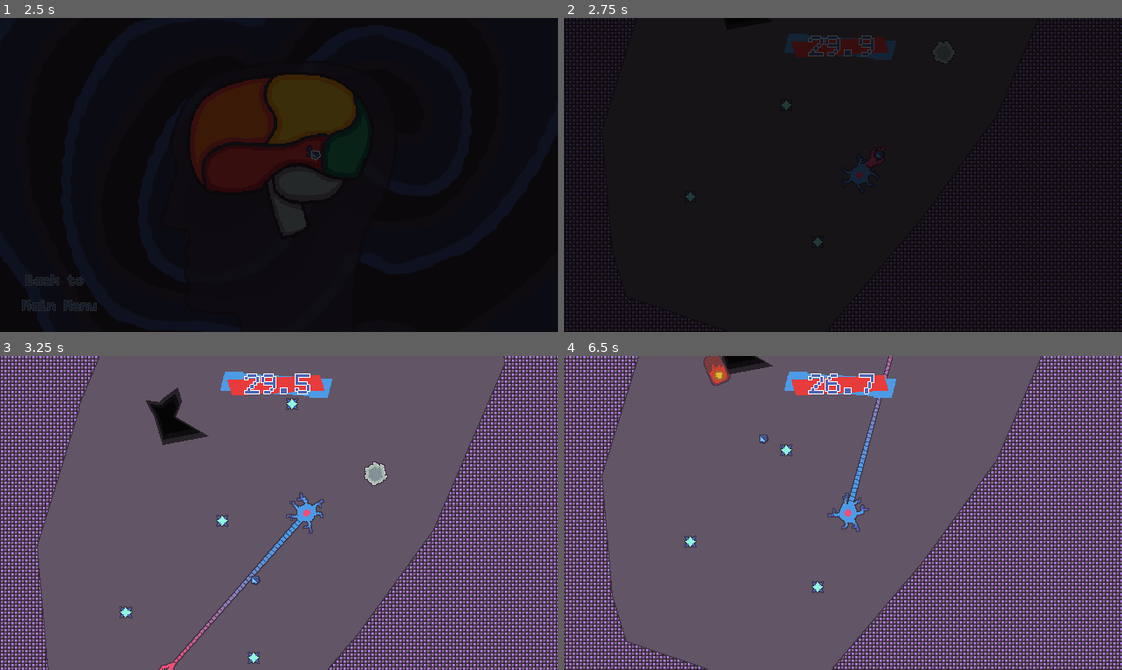
Above: before the commit, frames 1-4 (two rows, left to right).
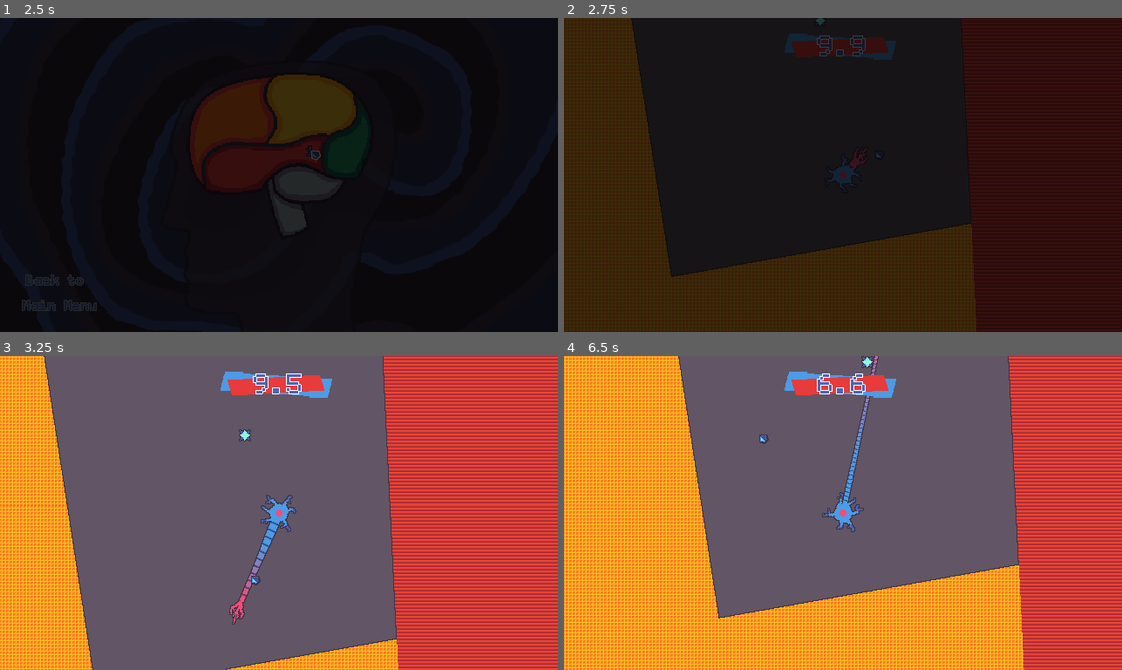
Above: after the commit, the same moments.

Repository: bnhrl/MomentumIsEverythingCountDown
Game: Godot game, scene res://Game/MainMenu/main_menu.tscn
Two runs of this game, one before a commit and one after it. Both use one fixed random seed, a clock stepped at 60 frames per second and the inputs below.
Inputs (mouse positions are in pixels of both pictures, inside the frame that each line leads up to):
- Up to frame 1 (2.5 s): move the mouse to (267, 225) at 0.52 s; hold D (right) 0.53-1.28 s; click (267, 225) at 0.6 s; move the mouse to (61, 291) at 1.27 s; hold S (down) 1.28-2.03 s; click (61, 291) at 1.35 s; move the mouse to (312, 149) at 2.02 s; hold D (right) from 2.03 s (still down); click (312, 149) at 2.1 s
- Up to frame 2 (2.75 s): keep holding D (right)
- Up to frame 3 (3.25 s): move the mouse to (251, 575) at 2.77 s; release D (right) at 2.78 s; hold W (up) from 2.78 s (still down); click (251, 575) at 2.85 s
- Up to frame 4 (6.5 s): move the mouse to (1010, 560) at 3.52 s; release W (up) at 3.53 s; hold A (left) 3.53-5.03 s; click (1010, 560) at 3.6 s; move the mouse to (675, 465) at 4.27 s; click (675, 465) at 4.35 s; move the mouse to (870, 513) at 5.02 s; hold S (down) 5.03-5.78 s; click (870, 513) at 5.1 s; move the mouse to (759, 434) at 5.77 s; hold D (right) from 5.78 s (still down); click (759, 434) at 5.85 s

Frame 1 is identical in both runs. In frame 2, 55% of the frame differs, in the area x 0-100%, y 0-100%; in frame 3, 50%; in frame 4, 64%.

Commit message:
Made a new level 1

Diff:
--- a/Game/Levels/Level1/level_1.tscn
+++ /dev/null
@@ -1,70 +0,0 @@
-[gd_scene format=3 uid="uid://b0s8e77ml1pdy"]
-
-[ext_resource type="PackedScene" uid="uid://co1sgdv2x4nyr" path="res://Game/Levels/_Base/level.tscn" id="1_g51mk"]
-[ext_resource type="PackedScene" uid="uid://b1aob121surnv" path="res://Game/PolygonWalls/polygon_wall.tscn" id="2_nmra5"]
-[ext_resource type="PackedScene" uid="uid://c2mrm5rc4nnir" path="res://Game/GrapplePoints/grapple_point.tscn" id="3_13qiw"]
-[ext_resource type="PackedScene" uid="uid://b26pe4dttgfvl" path="res://Game/DeathPits/death_pit.tscn" id="5_13qiw"]
-[ext_resource type="PackedScene" uid="uid://bjng875ivkyon" path="res://Game/Enemies/BEAmoeba/b_e_amoeba.tscn" id="5_31qma"]
-[ext_resource type="PackedScene" uid="uid://d3xhd06mdlv8l" path="res://Game/Enemies/WhiteBloodCell/white_blood_cell.tscn" id="6_31qma"]
-[ext_resource type="PackedScene" uid="uid://b4ofsy8drss" path="res://Game/CompletionZone/completion_zone.tscn" id="7_ydpy7"]
-
-[sub_resource type="NavigationPolygon" id="NavigationPolygon_13qiw"]
-vertices = PackedVector2Array(92.52344, -29.273438, 92.046875, -28.117188, 36, -31.601563, 36, -32.890625, 248.60156, 6.359375, 249.3125, 2.2734375, 338.1875, -378.85938, 483.34375, -364.14844, 552.1406, -267.82813, 581.89844, -79.390625, 500.3672, 110.50781, 415.64063, 227.13281, 297.70313, 365.8828, 198.60156, 358.03125, 156.60938, -167.46875, 232.29688, -263.07813, 211.53906, -57.101563, 211.95313, -19.671875, 218.42188, -36.296875, 190.90625, 17.25, 79.39844, 317.64063, 63.960938, 266.4375, 52.039063, 129.32031, 180.4375, -17.242188, 100, -26.546875, 169.72656, -37.59375, 100, -31.601563, 171.79688, -40.578125, 188.14844, -38.539063, 192.25781, -42.648438)
-polygons = Array[PackedInt32Array]([PackedInt32Array(0, 1, 2, 3), PackedInt32Array(4, 5, 6, 7, 8, 9, 10, 11, 12, 13), PackedInt32Array(14, 15, 6, 5, 16), PackedInt32Array(5, 17, 18), PackedInt32Array(19, 4, 13, 20, 21, 22), PackedInt32Array(23, 19, 22, 24, 25), PackedInt32Array(25, 24, 26, 14, 27), PackedInt32Array(28, 27, 14, 29), PackedInt32Array(16, 29, 14), PackedInt32Array(16, 5, 18)])
-outlines = Array[PackedVector2Array]([PackedVector2Array(33, -399, 619, -399, 619, 389, 33, 389)])
-source_geometry_mode = 1
-source_geometry_group_name = &"navigation_group"
-agent_radius = 3.0
-
-[node name="Level1" unique_id=1414133645 instance=ExtResource("1_g51mk")]
-
-[node name="Bounds" parent="." index="0" unique_id=1811867841]
-offset_left = 33.0
-offset_top = -399.0
-offset_right = 619.0
-offset_bottom = 389.0
-
-[node name="ExitingLabel" parent="UILayer" parent_id_path=PackedInt32Array(3946053) index="0" unique_id=482272356]
-visible = false
-
-[node name="PolygonWall0" parent="WallLayer/PolygonWalls" parent_id_path=PackedInt32Array(576414089) index="0" unique_id=293361938 instance=ExtResource("2_nmra5")]
-polygon = PackedVector2Array(94, -25, 154, -169, 230, -265, 337, -382, 485, -367, 555, -269, 585, -79, 503, 112, 418, 229, 299, 369, 198, 361, 77, 320, 32, 513, 1089, 477, 1115, -29, 990, -703, -221, -680, -388, -55)
-
-[node name="PolygonWall1" parent="WallLayer/PolygonWalls" parent_id_path=PackedInt32Array(576414089) index="1" unique_id=763877813 instance=ExtResource("2_nmra5")]
-polygon = PackedVector2Array(97, -32, 97, -27, 49, 129, 61, 267, 80, 330, 35, 512, -437, 521, -387, -63)
-
-[node name="NavigationRegion" parent="." index="5" unique_id=517625210]
-visible = false
-navigation_polygon = SubResource("NavigationPolygon_13qiw")
-
-[node name="GrapplePoint0" parent="GrapplePoints" parent_id_path=PackedInt32Array(882760734) index="0" unique_id=907286068 instance=ExtResource("3_13qiw")]
-position = Vector2(151, 205)
-
-[node name="GrapplePoint1" parent="GrapplePoints" parent_id_path=PackedInt32Array(882760734) index="1" unique_id=2045350531 instance=ExtResource("3_13qiw")]
-position = Vector2(261, 100)
-
-[node name="GrapplePoint2" parent="GrapplePoints" parent_id_path=PackedInt32Array(882760734) index="2" unique_id=594168116 instance=ExtResource("3_13qiw")]
-position = Vector2(297, 257)
-
-[node name="GrapplePoint3" parent="GrapplePoints" parent_id_path=PackedInt32Array(882760734) index="3" unique_id=2120793187 instance=ExtResource("3_13qiw")]
-position = Vector2(341, -33)
-
-[node name="GrapplePoint4" parent="GrapplePoints" parent_id_path=PackedInt32Array(882760734) index="4" unique_id=16360908 instance=ExtResource("3_13qiw")]
-position = Vector2(443, -159)
-
-[node name="GrapplePoint5" parent="GrapplePoints" parent_id_path=PackedInt32Array(882760734) index="5" unique_id=1282204096 instance=ExtResource("3_13qiw")]
-position = Vector2(387, -236)
-
-[node name="DeathPit" parent="DeathPits" parent_id_path=PackedInt32Array(1192831106) index="0" unique_id=1582885165 instance=ExtResource("5_13qiw")]
-position = Vector2(198, -17)
-polygon = PackedVector2Array(12, -35.199997, 17.231731, -19.383675, 10.231731, -1.3836746, 48, 20.800001, -5, 30.800001, -14.768269, -1.3836746, -24.768269, -20.383675, -8.768269, -18.383675, -3.7682683, -23.383675)
-momentum_required = 200.0
-
-[node name="BEAmoeba0" parent="Enemies" parent_id_path=PackedInt32Array(1295879779) index="0" unique_id=613541596 instance=ExtResource("5_31qma")]
-position = Vector2(302, -114)
-
-[node name="WhiteBloodCell" parent="Enemies" parent_id_path=PackedInt32Array(1295879779) index="1" unique_id=2037352091 instance=ExtResource("6_31qma")]
-position = Vector2(442, 39)
-
-[node name="CompletionZone0" parent="CompletionZones" parent_id_path=PackedInt32Array(1863227345) index="0" unique_id=241888325 instance=ExtResource("7_ydpy7")]
-position = Vector2(450, -309)
--- /dev/null
+++ b/Game/Levels/Stage1/Level1/level_1.tscn
@@ -0,0 +1,88 @@
+[gd_scene format=3 uid="uid://dhwaorb401jhg"]
+
+[ext_resource type="PackedScene" uid="uid://co1sgdv2x4nyr" path="res://Game/Levels/_Base/level.tscn" id="1_tf4k6"]
+[ext_resource type="PackedScene" uid="uid://b1aob121surnv" path="res://Game/PolygonWalls/polygon_wall.tscn" id="2_ghjoe"]
+[ext_resource type="PackedScene" uid="uid://c2mrm5rc4nnir" path="res://Game/GrapplePoints/grapple_point.tscn" id="3_bsl0q"]
+[ext_resource type="Shader" uid="uid://wu085sklw13i" path="res://Assets/Shaders/world_tiling_2d.gdshader" id="3_sriqw"]
+[ext_resource type="PackedScene" uid="uid://b4ofsy8drss" path="res://Game/CompletionZone/completion_zone.tscn" id="4_7opqv"]
+[ext_resource type="Texture2D" uid="uid://cat2u7ayswtl" path="res://Game/PolygonWalls/WallSprites/yellow_tile.png" id="4_kas1s"]
+[ext_resource type="Texture2D" uid="uid://c81s1ubrggj8m" path="res://Game/PolygonWalls/WallSprites/green_tile.png" id="5_nayiw"]
+[ext_resource type="Texture2D" uid="uid://pq46efnl0ptf" path="res://Game/PolygonWalls/WallSprites/red_tile.png" id="6_k1s86"]
+
+[sub_resource type="ShaderMaterial" id="ShaderMaterial_4721b"]
+shader = ExtResource("3_sriqw")
+shader_parameter/tile_texture = ExtResource("4_kas1s")
+shader_parameter/tile_size = Vector2(16, 16)
+
+[sub_resource type="ShaderMaterial" id="ShaderMaterial_wf557"]
+shader = ExtResource("3_sriqw")
+shader_parameter/tile_texture = ExtResource("5_nayiw")
+shader_parameter/tile_size = Vector2(16, 16)
+
+[sub_resource type="ShaderMaterial" id="ShaderMaterial_cplqv"]
+shader = ExtResource("3_sriqw")
+shader_parameter/tile_texture = ExtResource("6_k1s86")
+shader_parameter/tile_size = Vector2(16, 16)
+
+[sub_resource type="NavigationPolygon" id="NavigationPolygon_wdnhx"]
+vertices = PackedVector2Array(3, 2271, 2.953125, 1313.8203, 3.1015625, 1318.1094, 1963.0938, 517.4297, 1695.3672, 2.9921875, 3546, 2.9921875, 3546, 2271, 1923.9531, 857.5703, 1816.3125, 1252.9219, 1463.8672, 425.0625, 1434.8125, 92.4375, 1626.5391, 80.38281, 1676.9375, 399.8828, 1599.9609, 738.84375, 1458.4375, 904.9531, 1426.0313, 605.1719, 1626.7422, 965.03125, 1527.1406, 1003.1094, 1272.75, 858.53125, 1341.9063, 1042.9531, 1045.3516, 999.3281, 293.64844, 252.03906, 507.9375, 643.7422, 524.1719, 979.25, 185.49219, 1039.5078, 120.828125, 620.64844, 110.03125, 350.77344, 1142.4688, 512.78125, 981.4297, 934.2031, 879.34375, 744.0078, 749.39844, 283.15625, 617.8281, 543.09375, 114.50781, 613.6797)
+polygons = Array[PackedInt32Array]([PackedInt32Array(0, 1, 2), PackedInt32Array(3, 4, 5, 6), PackedInt32Array(7, 3, 6), PackedInt32Array(8, 7, 6), PackedInt32Array(8, 6, 0, 2), PackedInt32Array(9, 10, 11, 12, 13), PackedInt32Array(14, 15, 9, 13, 16, 17), PackedInt32Array(18, 14, 17, 19, 20), PackedInt32Array(21, 22, 23, 24, 25, 26), PackedInt32Array(27, 18, 20, 28, 29, 30), PackedInt32Array(30, 29, 31, 21), PackedInt32Array(21, 31, 22), PackedInt32Array(26, 25, 32)])
+outlines = Array[PackedVector2Array]([PackedVector2Array(0, 0, 3549, 0, 3549, 2274, 0, 2274)])
+source_geometry_mode = 1
+source_geometry_group_name = &"navigation_group"
+agent_radius = 3.0
+
+[node name="Level1-1" unique_id=1414133645 instance=ExtResource("1_tf4k6")]
+
+[node name="Bounds" parent="." index="0" unique_id=1811867841]
+visible = false
+offset_right = 3549.0
+offset_bottom = 2274.0
+
+[node name="PlayerSpawnPoint" parent="." index="1" unique_id=1452407390]
+position = Vector2(355, 926)
+
+[node name="CountDownTimer" parent="." index="3" unique_id=102296066]
+time = 10.0
+
+[node name="PolygonWall1" parent="WallLayer/PolygonWalls" parent_id_path=PackedInt32Array(576414089) index="0" unique_id=293361938 instance=ExtResource("2_ghjoe")]
+material = SubResource("ShaderMaterial_4721b")
+position = Vector2(1688, 9)
+polygon = PackedVector2Array(272, 509, 300, -35, -359, -73, -262, 81, -58.921753, 68.22185, -8, 391, -85, 730, -58, 958, -160, 997, -346, 1037, -652, 992, -904, 1215, -1134, 968, -1505, 1034, -1570, 613, -1687, 484, -1691, 1037, -1682, 1306, 126, 1241, 233, 848)
+
+[node name="PolygonWall0" parent="WallLayer/PolygonWalls" parent_id_path=PackedInt32Array(576414089) index="1" unique_id=855861380 instance=ExtResource("2_ghjoe")]
+material = SubResource("ShaderMaterial_wf557")
+polygon = PackedVector2Array(1275, 856, 1455, 901, 1423, 605, 1460.8356, 424.87143, 1430.8739, 81.72662, 1422, -61, -2, -2, -2, 500, 112, 642, 107, 349, 293, 249, 750.3145, 280.22226, 1144.906, 510.74524)
+
+[node name="PolygonWall2" parent="WallLayer/PolygonWalls" parent_id_path=PackedInt32Array(576414089) index="2" unique_id=2096618588 instance=ExtResource("2_ghjoe")]
+material = SubResource("ShaderMaterial_cplqv")
+position = Vector2(708, 1124)
+polygon = PackedVector2Array(72, 101, 534, 80, 271, -188, 169, -378, -90, -577, -197, -479, -171, 58)
+
+[node name="NavigationRegion" parent="." index="5" unique_id=517625210]
+visible = false
+navigation_polygon = SubResource("NavigationPolygon_wdnhx")
+
+[node name="GrapplePoint1" parent="GrapplePoints" parent_id_path=PackedInt32Array(882760734) index="0" unique_id=485349368 instance=ExtResource("3_bsl0q")]
+position = Vector2(538, 433)
+
+[node name="GrapplePoint2" parent="GrapplePoints" parent_id_path=PackedInt32Array(882760734) index="1" unique_id=1359973139 instance=ExtResource("3_bsl0q")]
+position = Vector2(942, 633)
+
+[node name="GrapplePoint3" parent="GrapplePoints" parent_id_path=PackedInt32Array(882760734) index="2" unique_id=907286068 instance=ExtResource("3_bsl0q")]
+position = Vector2(1278, 952)
+
+[node name="GrapplePoint0" parent="GrapplePoints" parent_id_path=PackedInt32Array(882760734) index="3" unique_id=154537965 instance=ExtResource("3_bsl0q")]
+position = Vector2(354, 749)
+
+[node name="GrapplePoint4" parent="GrapplePoints" parent_id_path=PackedInt32Array(882760734) index="4" unique_id=2083776093 instance=ExtResource("3_bsl0q")]
+position = Vector2(1583, 865)
+
+[node name="GrapplePoint5" parent="GrapplePoints" parent_id_path=PackedInt32Array(882760734) index="5" unique_id=1418597269 instance=ExtResource("3_bsl0q")]
+position = Vector2(1473, 659)
+
+[node name="GrapplePoint6" parent="GrapplePoints" parent_id_path=PackedInt32Array(882760734) index="6" unique_id=102655272 instance=ExtResource("3_bsl0q")]
+position = Vector2(1549, 324)
+
+[node name="CompletionZone0" parent="CompletionZones" parent_id_path=PackedInt32Array(1863227345) index="0" unique_id=241888325 instance=ExtResource("4_7opqv")]
+position = Vector2(1534, 113)
--- a/Game/Levels/Stage1/Level1/level_1_1.tscn
+++ /dev/null
@@ -1,27 +0,0 @@
-[gd_scene format=3 uid="uid://dhwaorb401jhg"]
-
-[ext_resource type="PackedScene" uid="uid://co1sgdv2x4nyr" path="res://Game/Levels/_Base/level.tscn" id="1_cv676"]
-[ext_resource type="PackedScene" uid="uid://b1aob121surnv" path="res://Game/PolygonWalls/polygon_wall.tscn" id="2_s2qlr"]
-[ext_resource type="PackedScene" uid="uid://c2mrm5rc4nnir" path="res://Game/GrapplePoints/grapple_point.tscn" id="3_3fy72"]
-
-[node name="Level1-1" unique_id=1414133645 instance=ExtResource("1_cv676")]
-
-[node name="Bounds" parent="." index="0" unique_id=1811867841]
-visible = false
-offset_right = 3549.0
-offset_bottom = 2274.0
-
-[node name="PlayerSpawnPoint" parent="." index="1" unique_id=1452407390]
-position = Vector2(355, 926)
-
-[node name="PolygonWall0" parent="WallLayer/PolygonWalls" parent_id_path=PackedInt32Array(576414089) index="0" unique_id=293361938 instance=ExtResource("2_s2qlr")]
-polygon = PackedVector2Array(635, 3, 635, -2, -2, -2, -2, 500, 91, 630, 107, 349, 156.29735, 108.54074)
-
-[node name="GrapplePoint0" parent="." index="9" unique_id=907286068 instance=ExtResource("3_3fy72")]
-position = Vector2(354, 749)
-
-[node name="GrapplePoint1" parent="." index="10" unique_id=485349368 instance=ExtResource("3_3fy72")]
-position = Vector2(530, 418)
-
-[node name="GrapplePoint2" parent="." index="11" unique_id=1359973139 instance=ExtResource("3_3fy72")]
-position = Vector2(802, 458)
--- a/_Globals/Scenes/_Scenes.gd
+++ b/_Globals/Scenes/_Scenes.gd
@@ -3,13 +3,11 @@
 func _ready() -> void:
 	_fade_out()
 
-
-
 const SCENES: Dictionary[String, PackedScene] = {
 	"Main Menu":preload("uid://bd8qt04xi4h20"),
 	"Level Select":preload("uid://behlas1qvvn6n"),
 	"Level 0":preload("uid://co1sgdv2x4nyr"), # Base level!! Do not use outside of testing!!
-	"Level 1":preload("uid://b0s8e77ml1pdy"),
+	"Level 1":preload("uid://dhwaorb401jhg"),
 	#"Level 2":preload(""),
 }
 
